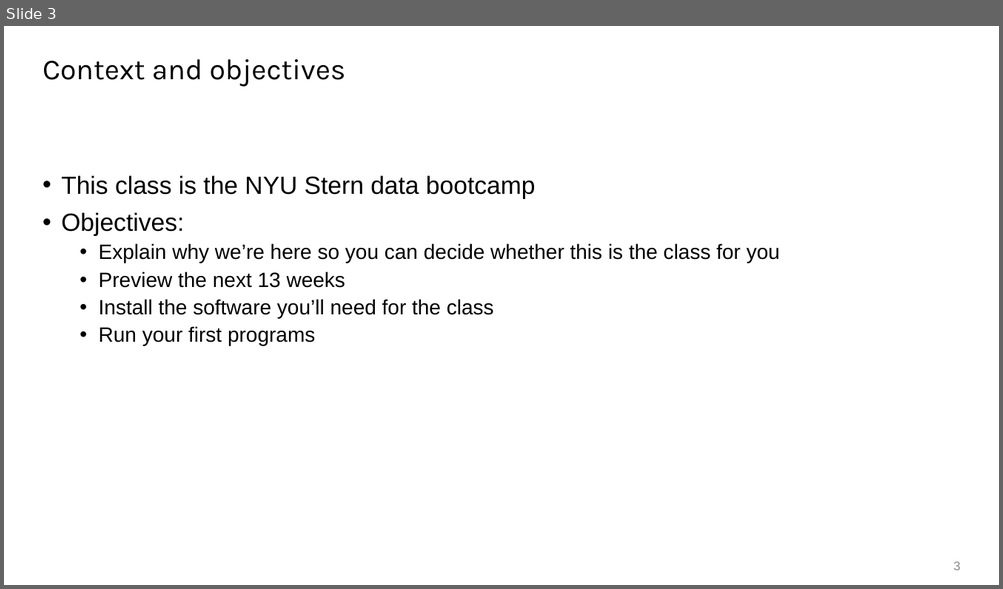
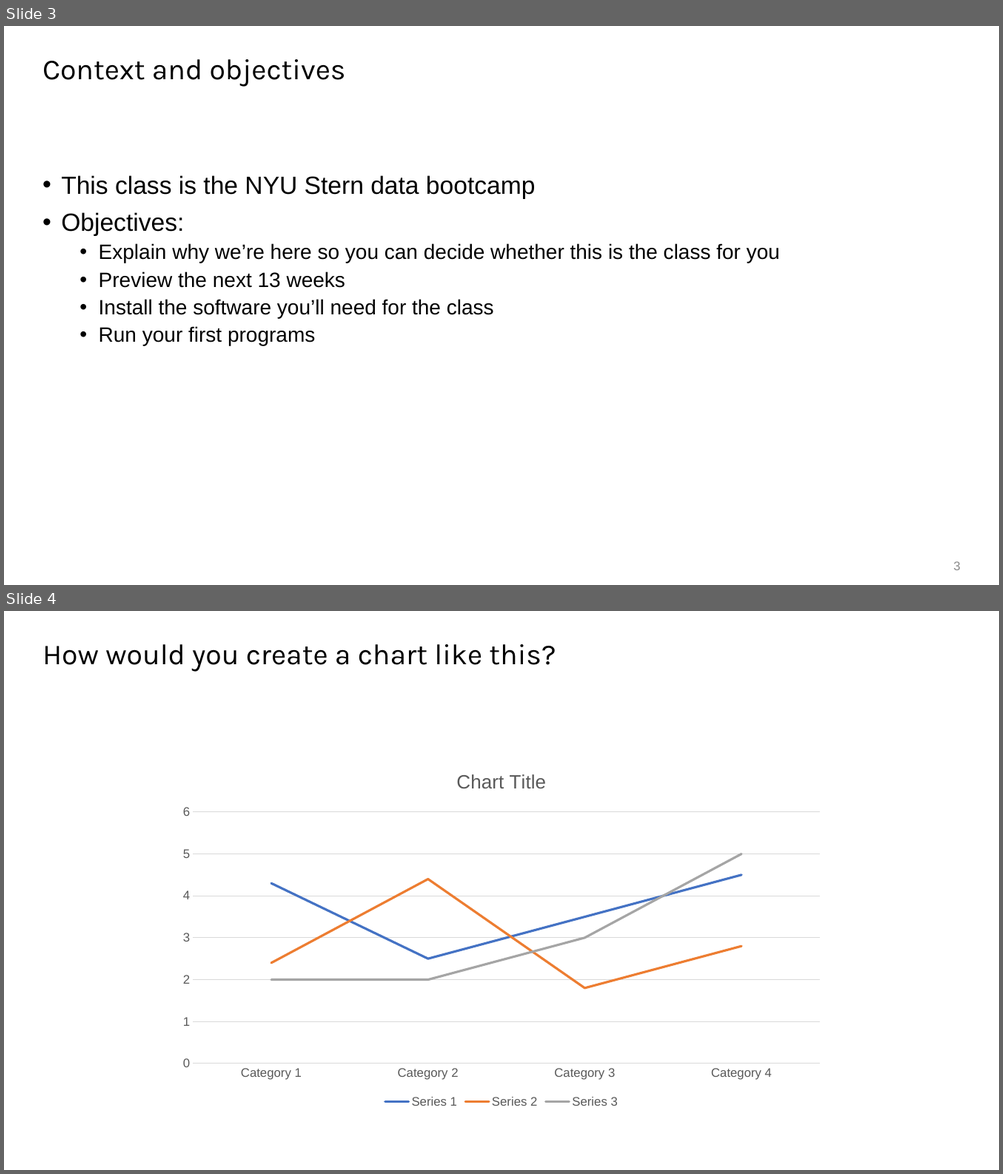
Before and after one commit to tobypenk/data-bootcamp, a slide deck: week 1/Session 1.pptx. Shown one above the other, each under a label of ours: slide 3 before the commit, slides 3 and 4 after it. The pictures are 1003x589 and 1003x1174 pixels, drawn with LibreOffice and Linux fonts; fonts in the diff are those of the drawing. Boxes give left, top, right and bottom in pixels: in the first picture for what was removed or moved away, otherwise in the second. Text is boxed around its words. In the diff, an @@ line names an element or a change of style, - is before the commit and + after.

```diff
--- a/week 1/Session 1.pptx
+++ b/week 1/Session 1.pptx
@@ slide 4 added at box(4, 611, 999, 1170), background #FFFFFF @@
@@ title added at box(42, 644, 555, 672), 28 pt, text #000000 @@
+How would you create a chart like this?
@@ line chart added at box(170, 755, 833, 1113) @@
+categories: Category 1, Category 2, Category 3, Category 4
+Series 1: 4.3, 2.5, 3.5, 4.5
+Series 2: 2.4, 4.4, 1.8, 2.8
+Series 3: 2, 2, 3, 5
```
Also in this commit, not shown: 1 slide changed, 9 other slides added.
